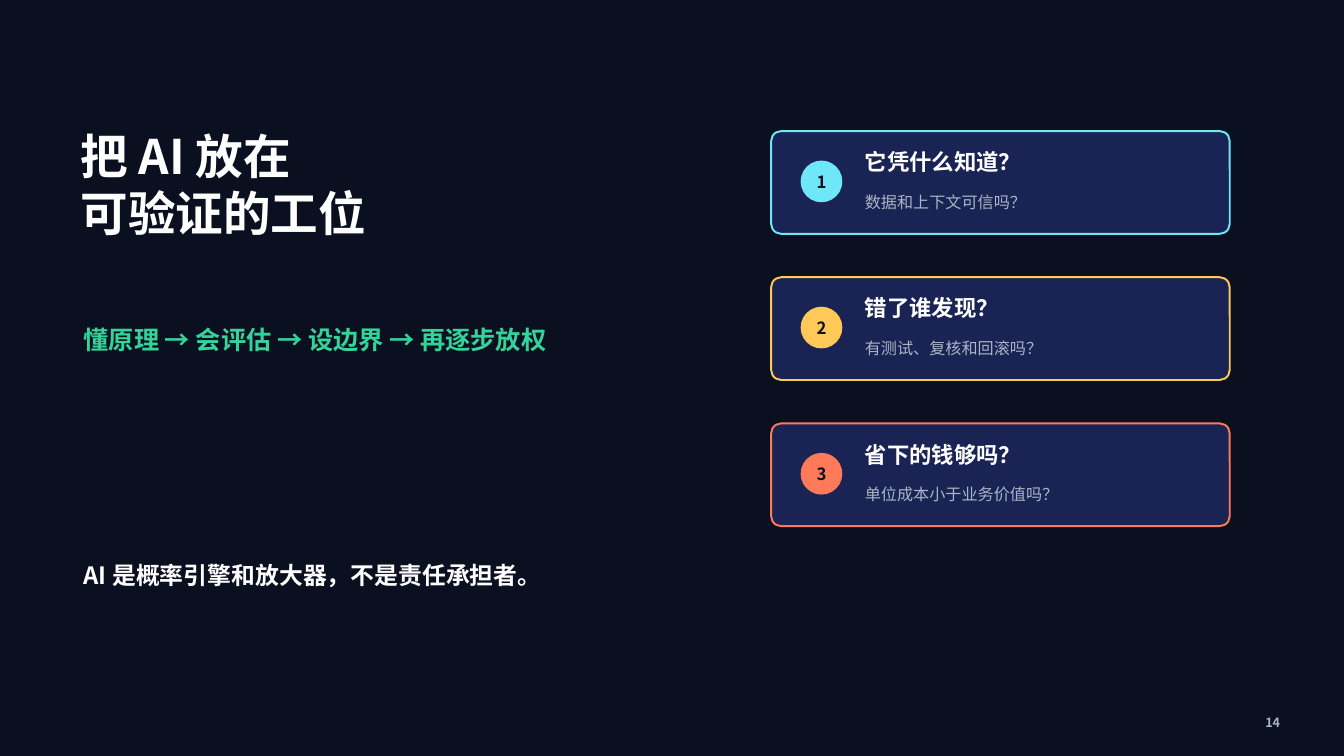
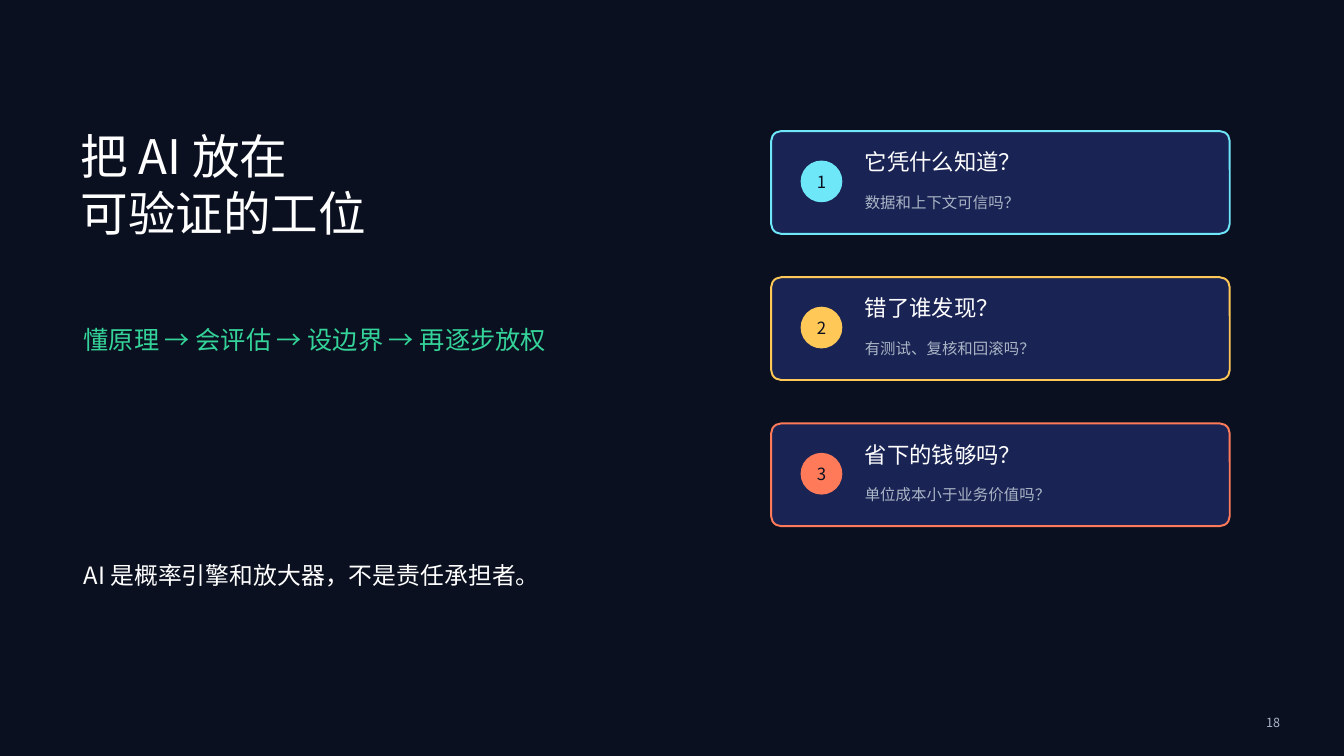
Before and after one commit to ZoMinster/ai-course, a slide deck: slide 18 of ai_from_principles_to_practice.pptx (slide 14 before the commit). Drawn at 1344x756 pixels with LibreOffice and Linux fonts; fonts in the diff are those of the drawing. Boxes give left, top, right and bottom in pixels: in the first picture for what was removed or moved away, otherwise in the second. Text is boxed around its words. In the diff, an @@ line names an element or a change of style, - is before the commit and + after.

```diff
--- a/ai_from_principles_to_practice.pptx
+++ b/ai_from_principles_to_practice.pptx
@@ font Noto Sans CJK JP to Noto Sans CJK SC, bold off in 6 elements at (x1=81, y1=134, x2=366, y2=235), (x1=865, y1=151, x2=1021, y2=172), (x1=865, y1=297, x2=999, y2=318), (x1=865, y1=444, x2=1021, y2=465), (x1=84, y1=564, x2=539, y2=587), (x1=84, y1=328, x2=546, y2=351) @@
@@ size 11.5 to 11 pt, font Noto Sans CJK JP to Noto Sans CJK SC in 3 elements at (x1=865, y1=195, x2=1019, y2=209), (x1=865, y1=341, x2=1035, y2=355), (x1=865, y1=487, x2=1050, y2=501) @@
@@ text removed at (x1=1265, y1=717, x2=1280, y2=727) @@
-14
@@ text added at (x1=1266, y1=717, x2=1280, y2=727), 9 pt, text #A9B5C6 @@
+18
```
Also in this commit, not shown: 13 other slides changed, 4 slides added, 2 other files.
